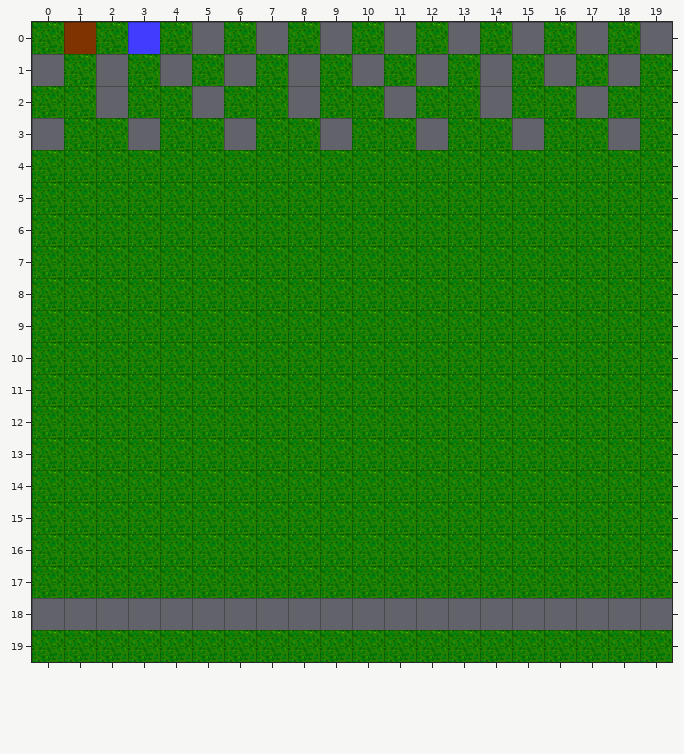
Two versions of a level (Tiled map (JSON), assets/src/main/resources/assets/levels/level002.json). The picture above was drawn from the file before the commit.
Cells are 32x32 px. Shown: x 0..19, y 0..19.
The result:
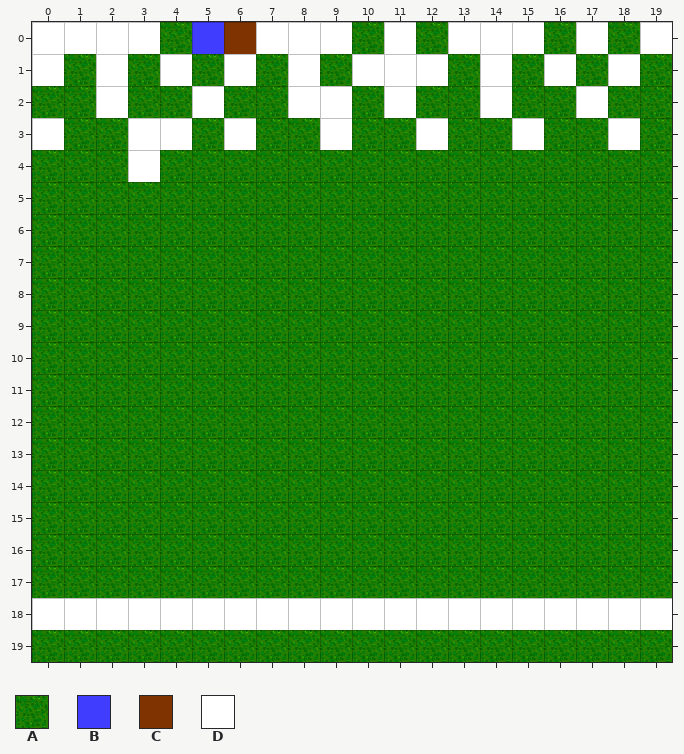
Key: from "terrain": A 0, B 1, C 2, D 3.
_ is an empty cell.
The edit:
{"where": "layer \"background\""}
{"y":0,"x":0,"old":"ACAB","new":"DDDD"}
{"y":0,"x":5,"old":"_A_A_","new":"BCDDD"}
{"y":0,"x":11,"old":"_","new":"D"}
{"y":0,"x":13,"old":"_A_","new":"DDD"}
{"y":0,"x":17,"old":"_","new":"D"}
{"y":0,"x":19,"old":"_","new":"D"}
{"y":1,"x":0,"old":"_","new":"D"}
{"y":1,"x":2,"old":"_","new":"D"}
{"y":1,"x":4,"old":"_","new":"D"}
{"y":1,"x":6,"old":"_","new":"D"}
{"y":1,"x":8,"old":"_","new":"D"}
{"y":1,"x":10,"old":"_A_","new":"DDD"}
{"y":1,"x":14,"old":"_","new":"D"}
{"y":1,"x":16,"old":"_","new":"D"}
{"y":1,"x":18,"old":"_","new":"D"}
{"y":2,"x":2,"old":"_","new":"D"}
{"y":2,"x":5,"old":"_","new":"D"}
{"y":2,"x":8,"old":"_A","new":"DD"}
{"y":2,"x":11,"old":"_","new":"D"}
{"y":2,"x":14,"old":"_","new":"D"}
{"y":2,"x":17,"old":"_","new":"D"}
{"y":3,"x":0,"old":"_","new":"D"}
{"y":3,"x":3,"old":"_A","new":"DD"}
{"y":3,"x":6,"old":"_","new":"D"}
{"y":3,"x":9,"old":"_","new":"D"}
{"y":3,"x":12,"old":"_","new":"D"}
{"y":3,"x":15,"old":"_","new":"D"}
{"y":3,"x":18,"old":"_","new":"D"}
{"y":4,"x":3,"old":"A","new":"D"}
{"y":18,"x":0,"old":"____________________","new":"DDDDDDDDDDDDDDDDDDDD"}
{"label":"changed","picture_box":[32,22,672,182]}
{"label":"added","picture_box":[32,598,672,630]}
